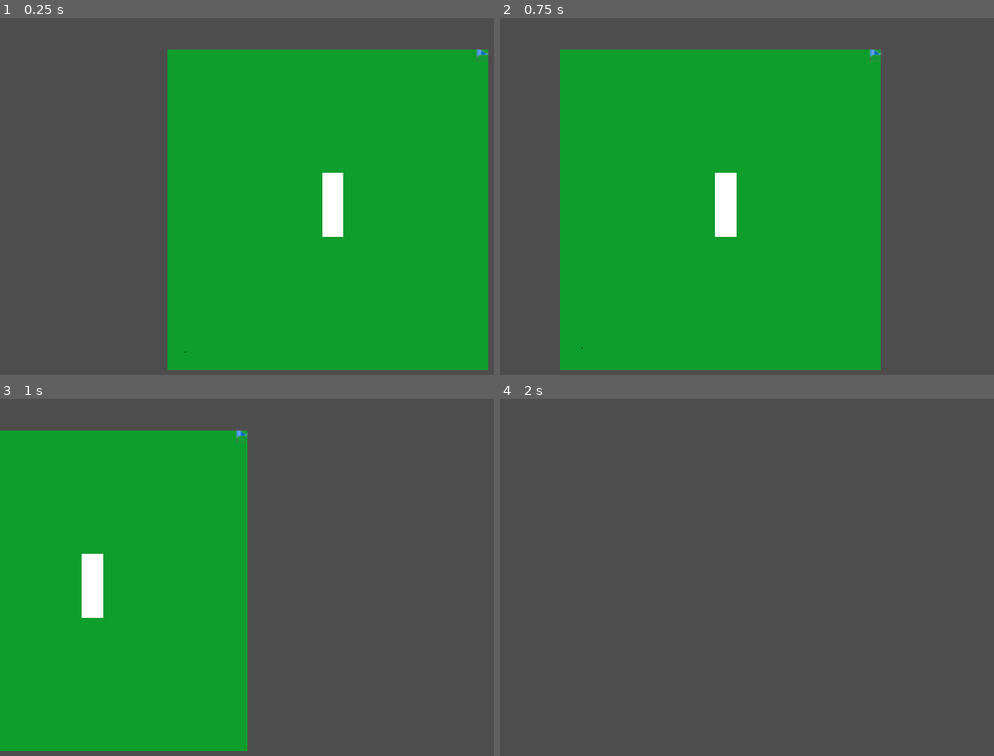
Above: before the commit, frames 1-4 (two rows, left to right).
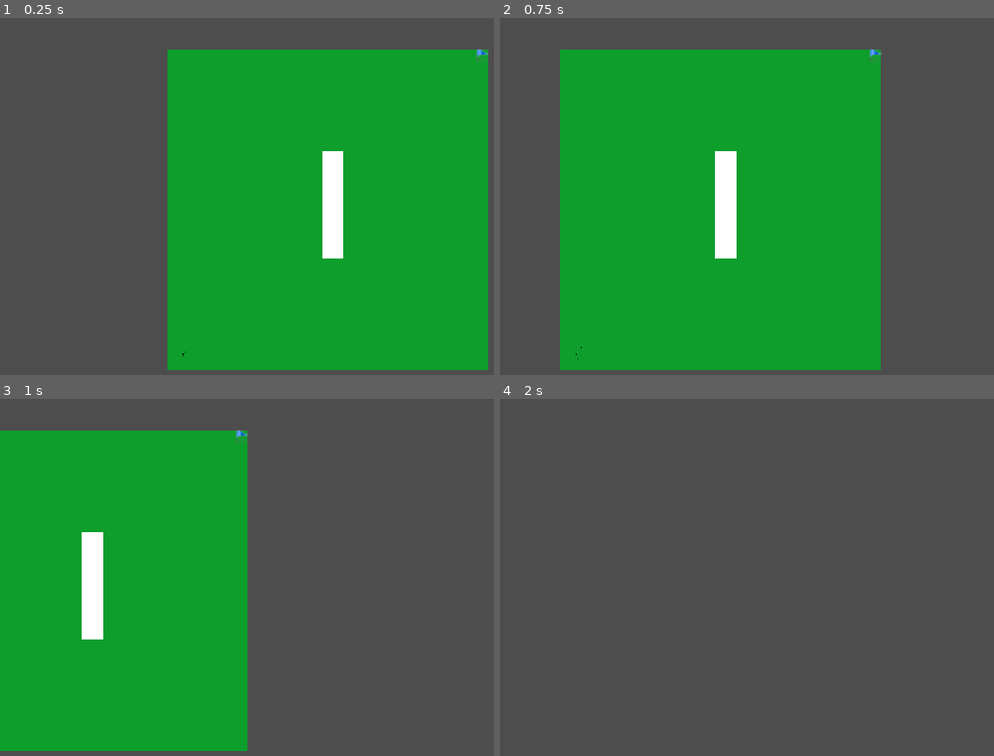
Above: after the commit, the same moments.

Repository: Thriliriel/BioCrowdsGD
Game: Godot game, scene res://Scenes/main.tscn
Same seed, same stepped clock (60 frames per second), same inputs: the game is played once before the commit and once after it.
Inputs:
- Up to frame 1 (0.25 s): no input
- Up to frame 2 (0.75 s): tap Enter at 0.5 s; hold D (move_right) from 0.53 s (still down)
- Up to frame 3 (1 s): keep holding D (move_right)
- Up to frame 4 (2 s): release D (move_right) at 1.28 s; hold S (move_down) from 1.28 s (still down)

The runs differ from the first frame. In frame 1, 0.5% of the frame differs, in the area x 36-70%, y 37-95%; in frame 2, 0.5%, in the area x 15-48%, y 37-96%; in frame 3, 0.5%; in frame 4, nothing differs.

Commit message:
A* added

Diff:
--- a/Config.json
+++ b/Config.json
@@ -33,7 +33,7 @@
           ],
           "localScale": [
             2.0,
-            6.0,
+            10.0,
             1.0
           ]
         }
@@ -58,7 +58,7 @@
             1.0
           ]
         },
-        "agent_count": 1,
+        "agent_count": 3,
         "goal_list": [
           0
         ]
--- a/Scripts/agent.gd
+++ b/Scripts/agent.gd
@@ -1,4 +1,5 @@
 extends Node3D
+const PathPlanning = preload("res://Scripts/pathPlanning.gd")
 
 #id
 var agentId: int
@@ -27,8 +28,13 @@
 # to check if agent is stuck
 var lastDist = []
 
+#using path planning?
+var usePathPlanning: bool
+var pathPlanning: PathPlanning
+
 # Called when the node enters the scene tree for the first time.
 func _ready():
+	usePathPlanning = true
 	cell = null
 	goal = null
 	speed = Vector3.ZERO
@@ -39,6 +45,10 @@
 	goalPosition = Vector3.ZERO
 	radius = 1
 	maxSpeed = 1.2
+	if usePathPlanning:
+		pathPlanning = PathPlanning.new() #10000 = max iterations allowed to find a path
+		pathPlanning._ready()
+		path = []
 
 # Called every frame. 'delta' is the elapsed time since the previous frame.
 func _process(delta):
@@ -55,6 +65,8 @@
 	speed = Vector3.ZERO
 	markers = []
 	speedModule = 0
+	if usePathPlanning:
+		CheckSubGoalDistance()
 
 #calculate W
 func CalculateWeight(indiceRelacao):
@@ -217,6 +229,11 @@
 		elif distanceSubGoal < radius:
 			goalPosition = goal.position
 
+func FindPath():
+	path = pathPlanning.FindPath(cell, goal.cell)
+	var pt = path[0]
+	goalPosition = Vector3(pt.position.x, pt.position.y, pt.position.z)
+
 func GetCell():
 	return cell
 
--- a/Scripts/cell.gd
+++ b/Scripts/cell.gd
@@ -1,5 +1,7 @@
 extends Node3D
 
+#id
+var id: int
 #is wall?
 var isWall: bool
 #markers
--- a/Scripts/main.gd
+++ b/Scripts/main.gd
@@ -14,9 +14,13 @@
 var agents = []
 #all cells (should make it faster, since it does not need to find them each frame)
 var cells = []
+#use path planning?
+var pathPlanning: bool
 
 # Called when the node enters the scene tree for the first time.
 func _ready():
+	pathPlanning = true
+
 	#get the information from the config file
 	var result = Filehandler.LoadFile("Config.json")
 	result = result["simulation"]
@@ -48,6 +52,7 @@
 
 	var posX = 0
 	var posY = 0
+	var idCell = 1
 	for i in range(0, mapSize.x):
 		posY = 0
 		for j in range(0, mapSize.y):
@@ -57,9 +62,11 @@
 			#print(str(newCell.position.x) + "--" + str(newCell.position.y))
 			#set the obstacle holder
 			newCell.obsHolder = obsHolder
+			newCell.id = idCell
 			cells.append(newCell)
 			#add to the scene
 			cellsHolder.add_child(newCell)
+			idCell += 1
 
 			#if we do not have the cellSize yet, get it
 			if cellSize == Vector3.ZERO:
@@ -105,6 +112,7 @@
 			agent.position = chosenCell.position
 			agent.goal = $Goals.get_children()[goalList[0]] #ONLY ONE GOAL SO FAR!!
 			agent.goalPosition = agent.goal.position
+			agent.usePathPlanning = pathPlanning
 			agents.append(agent)
 
 # Called every frame. 'delta' is the elapsed time since the previous frame.
@@ -126,6 +134,11 @@
 	$Camera.position += velocity * delta
 	#end camera movement
 
+	#for each agent, calculate the path, if true
+	if pathPlanning:
+		for i in range(0, len(agents)):
+			agents[i].FindPath()
+
 	#if no agent left, done
 	if len(agents) > 0:
 		#walking loop
--- /dev/null
+++ b/Scripts/nodePP.gd
@@ -0,0 +1,21 @@
+extends Node3D
+
+var f: int
+var g: int
+var h: int
+var changePath: bool
+var cell: Node3D
+var parent: Node3D
+
+# Called when the node enters the scene tree for the first time.
+func _ready():
+	f = 0
+	g = 0
+	h = 0
+	changePath = false
+	cell = null
+	parent = null
+
+# Called every frame. 'delta' is the elapsed time since the previous frame.
+func _process(delta):
+	pass
--- /dev/null
+++ b/Scripts/pathPlanning.gd
@@ -0,0 +1,195 @@
+extends Node3D
+const NodePp = preload("res://Scripts/nodePP.gd")
+
+var stopCondition: int
+var nodesToCheck
+var nodesChecked
+var originNode: NodePp
+var destinationNode: NodePp
+
+# Called when the node enters the scene tree for the first time.
+func _ready():
+	stopCondition = 10000
+	nodesToCheck = [] #NodeClass array
+	nodesChecked = [] #NodeClass array
+	originNode = NodePp.new()
+	originNode._ready()
+	destinationNode = NodePp.new()
+	destinationNode._ready()
+	print("Started!")
+
+#find a path between two points
+func FindPath(cellOrigin, cellDestination):
+	#add the origin cell to the open list
+	var newNode = NodePp.new()
+	newNode.cell = cellOrigin
+	nodesToCheck.append(newNode)
+
+	#set the origin node
+	originNode.cell = cellOrigin
+
+	#set the destination node
+	destinationNode.cell = cellDestination
+
+	#to control the stop condition
+	var nrIt = 0
+	var foundPath = false
+	#while there are nodes to check, repeat
+	while len(nodesToCheck) > 0:
+		nrIt += 1
+		#order the list
+		ReorderCheckList()
+
+		#if wall, continue
+		if nodesToCheck[0].cell.isWall:
+			nodesToCheck.remove_at(0)
+			continue
+
+		#check the neighbour cells of the first node of the list and create their nodes
+		FindNodes(nodesToCheck[0])
+
+		var destinationId = destinationNode.cell.id
+
+		#if arrived at destination, finished
+		if nodesChecked[len(nodesChecked) - 1].cell.id == destinationId:
+			foundPath = true
+			break
+
+		#if nrIt is bigger than the stop condition, byyye
+		if nrIt > stopCondition:
+			break
+
+	#path
+	var path = []
+
+	#add the destination
+	path.append(self.destinationNode.cell)
+
+	#if found Path, make the reverse way to mount it
+	#else, path is empty. Agent tries to go directly towards it
+	if foundPath:
+		var nodi = nodesChecked[len(nodesChecked) - 1]
+		while nodi.parent != null:
+			#add to path
+			path.append(nodi.parent.cell)
+			#update node with the parent
+			nodi = nodi.parent
+
+	#revert it
+	path.reverse()
+
+	#clear lists
+	nodesChecked.clear()
+	nodesToCheck.clear()
+
+	#now the full path is ready, find only the corners (JUST IF WANT TO USE)
+#      cornerPath = []
+	#for i in range(0, len(path) - 1):
+#          #difference between next position and actual position
+#          nextDiffX = path[i + 1].position.x - path[i].position.x
+#          nextDiffZ = path[i + 1].position.z - path[i].position.z
+
+#          #difference between actual position and last position
+#          lastDiffX = path[i].position.x - path[i - 1].position.x
+#          lastDiffZ = path[i].position.z - path[i - 1].position.z
+
+#          #if the difference just calculated is equal than the difference between actual position and last position, it is following a straight line. So, no need for corner
+#          #otherwise, add it
+#          if nextDiffX not lastDiffX or nextDiffZ not lastDiffZ:
+#              cornerPath.append(path[i])
+
+#      #if goal is not already in the list, add it
+#      if cellDestination not in cornerPath:
+#          cornerPath.append(cellDestination)
+
+	#return cornerPath;
+	return path
+
+#reorder the nodes to check list, placing the lowest f at first
+func ReorderCheckList():
+	for i in range(0, len(nodesToCheck)):
+		for j in range(0, len(nodesToCheck)):
+			#if second one is higher??? (worked...) than the first one, change places
+			if nodesToCheck[j].f > nodesToCheck[i].f:
+				var auxNode = nodesToCheck[i]
+				nodesToCheck[i] = nodesToCheck[j]
+				nodesToCheck[j] = auxNode
+
+#find nodes around the chosen node
+func FindNodes(chosenNode):
+	#iterate around the chosen node cell, using the neighborCells
+	for i in range(0, len(chosenNode.cell.neighborCells)):
+		#see it this node is not already in closed list
+		var goAhead = true
+		if chosenNode.cell.neighborCells[i] in nodesChecked:
+			goAhead = false
+
+		#if it is not
+		if goAhead:
+			#check if this node is not already on the open node list
+			var alreadyInside = -1
+			var z = 0
+			while z < len(nodesToCheck):
+				if nodesToCheck[z].cell.id == chosenNode.cell.neighborCells[i].id:
+					alreadyInside = z
+					break
+				z += 1
+
+			#if it is, check to see if this chosen path is better
+			if alreadyInside > -1:
+				#if the g value of chosenNode, plus the cost to move to this neighbour, is lower than the nodeG value, this path is better. So, update
+				#otherwise, do nothing.
+				var extraCost = 14
+				if nodesToCheck[alreadyInside].cell.position.x == chosenNode.cell.position.x or nodesToCheck[alreadyInside].cell.position.y == chosenNode.cell.position.y:
+					extraCost = 10
+
+				if (chosenNode.g + extraCost) < nodesToCheck[alreadyInside].g:
+					#re-calculate the values
+					nodesToCheck[alreadyInside].g = (chosenNode.g + extraCost)
+					nodesToCheck[alreadyInside].f = nodesToCheck[alreadyInside].g + nodesToCheck[alreadyInside].h
+					#change parent
+					nodesToCheck[alreadyInside].parent = chosenNode
+
+			#else, just create it
+			else:
+				#create its node
+				var newNode = NodePp.new()
+				#initialize
+				newNode.cell = chosenNode.cell.neighborCells[i]
+				newNode.g = 14
+				#set its values
+				#h value
+				newNode.h = EstimateDestination(newNode)
+				#g value
+				#if x or z axis is equal to the chosen node cell, it is hor/ver movement, so it costs only 10
+				if newNode.cell.position.x == chosenNode.cell.position.x or newNode.cell.position.y == chosenNode.cell.position.y:
+					newNode.g = 10
+
+				#we update the cost of the cell, being it inversely proportional of the amount of markers found inside it
+				#this way, we can make cells with less markers to be costier (emulating obstacles)
+				newNode.g += newNode.cell.qntMarkers - len(newNode.cell.markers)
+
+				#f, just sums h with g
+				newNode.f = newNode.h + newNode.g
+				#set the parent node
+				newNode.parent = chosenNode
+
+				#add this node in the open list
+				nodesToCheck.append(newNode)
+
+	#done with this one
+	nodesChecked.append(chosenNode)
+	nodesToCheck.erase(chosenNode)
+
+#estimate the h node value
+func EstimateDestination(checkingNode):
+	var manhattanWay = 0
+
+	#since it is a virtual straight path, just sum up the differences in axis x and y
+	var differenceX = abs(destinationNode.cell.position.x - checkingNode.cell.position.x)
+	var differenceY = abs(destinationNode.cell.position.y - checkingNode.cell.position.y)
+
+	#sum up and multiply by the weight (10)
+	manhattanWay = int((differenceX + differenceY) * 10)
+
+	return manhattanWay
Not shown, added: Scenes/mai9313.tmp
